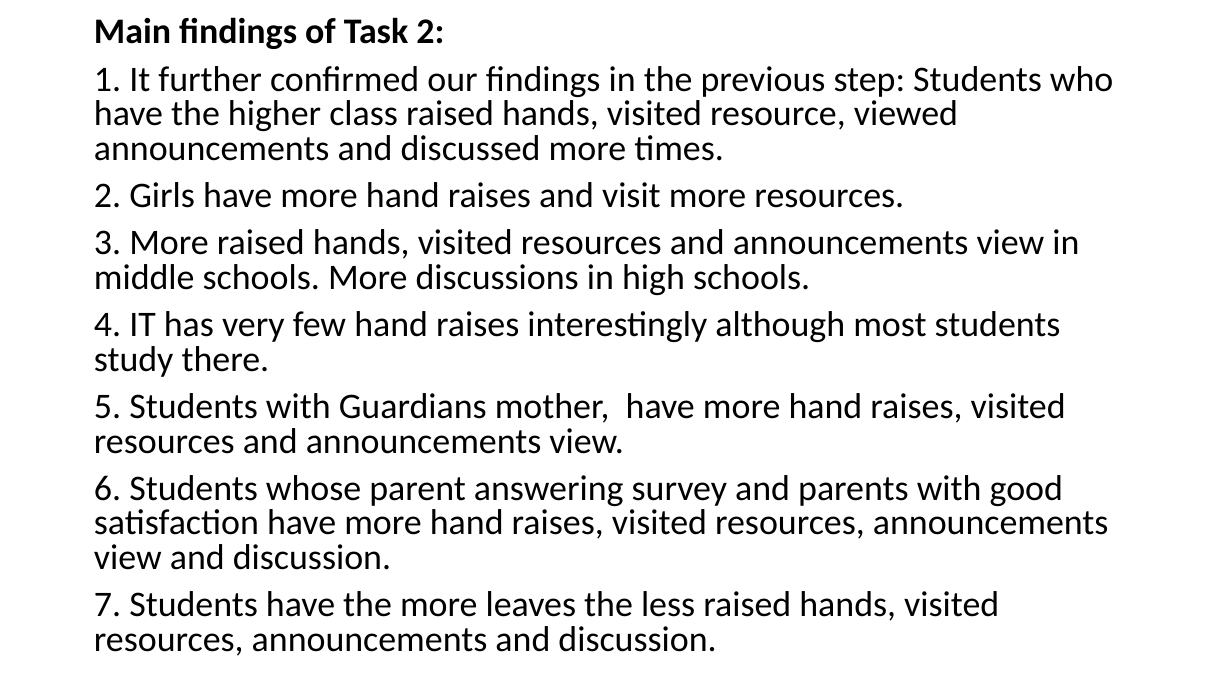
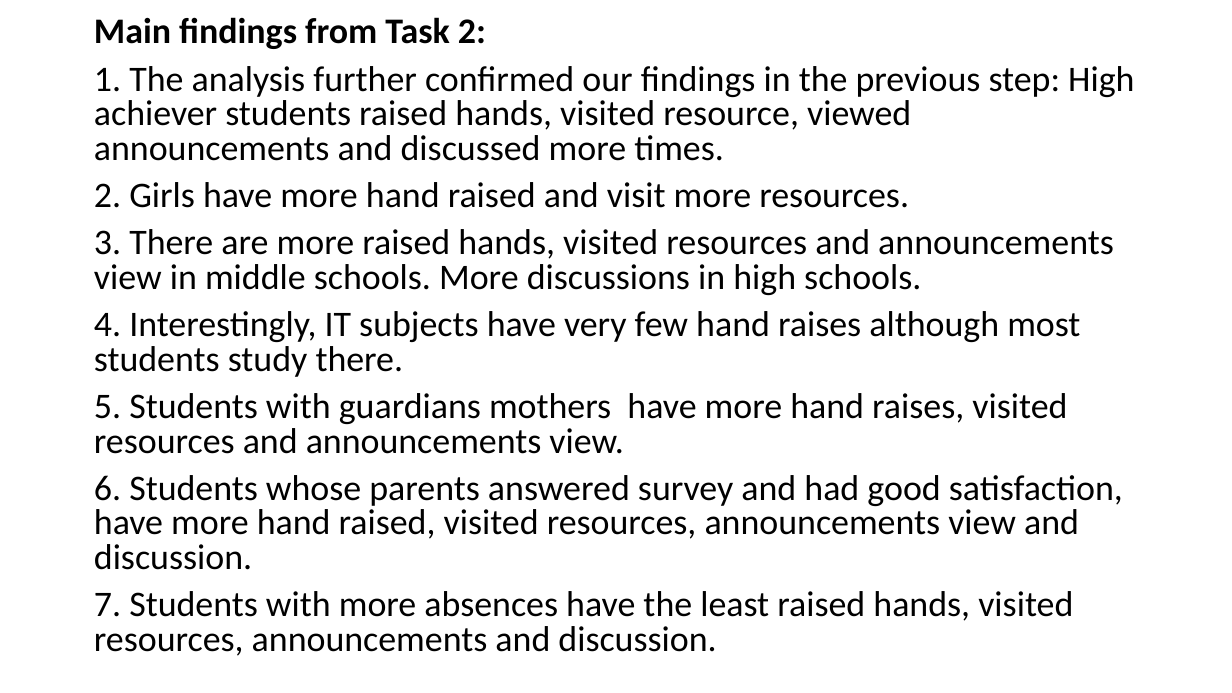
Before and after one commit to Rena-zhou/IFN702, a slide deck: slide 17 of Project presentation (presentation)- zhiying.pptx. Drawn at 1232x693 pixels with LibreOffice and Linux fonts; fonts in the diff are those of the drawing. Boxes give left, top, right and bottom in pixels: in the first picture for what was removed or moved away, otherwise in the second. Text is boxed around its words. In the diff, an @@ line names an element or a change of style, - is before the commit and + after.

```diff
--- a/Project presentation (presentation)- zhiying.pptx
+++ b/Project presentation (presentation)- zhiying.pptx
@@ text at box(94, 17, 1134, 656): text changed @@
-Main findings of Task 2:
-1. It further confirmed our findings in the previous step: Students who have the higher class raised hands, visited resource, viewed announcements and discussed more times.
-2. Girls have more hand raises and visit more resources.
-3. More raised hands, visited resources and announcements view in middle schools. More discussions in high schools.
-4. IT has very few hand raises interestingly although most students study there.
-5. Students with Guardians mother, have more hand raises, visited resources and announcements view.
-6. Students whose parent answering survey and parents with good satisfaction have more hand raises, visited resources, announcements view and discussion.
-7. Students have the more leaves the less raised hands, visited resources, announcements and discussion.
+Main findings from Task 2:
+1. The analysis further confirmed our findings in the previous step: High achiever students raised hands, visited resource, viewed announcements and discussed more times.
+2. Girls have more hand raised and visit more resources.
+3. There are more raised hands, visited resources and announcements view in middle schools. More discussions in high schools.
+4. Interestingly, IT subjects have very few hand raises although most students study there.
+5. Students with guardians mothers have more hand raises, visited resources and announcements view.
+6. Students whose parents answered survey and had good satisfaction, have more hand raised, visited resources, announcements view and discussion.
+7. Students with more absences have the least raised hands, visited resources, announcements and discussion.
```
Also in this commit, not shown: 3 other slides changed.
